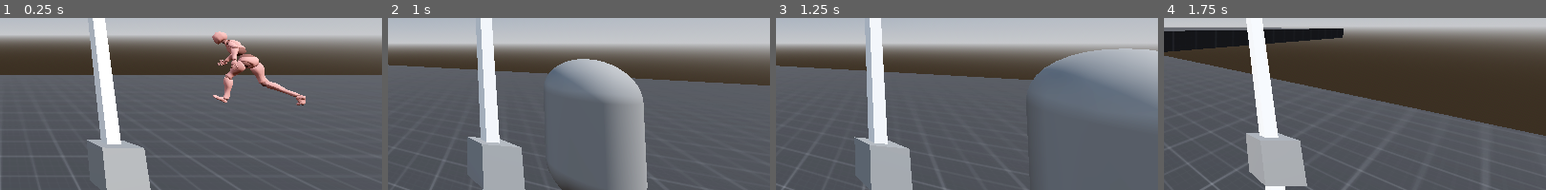
Above: before the commit, frames 1-4 (left to right).
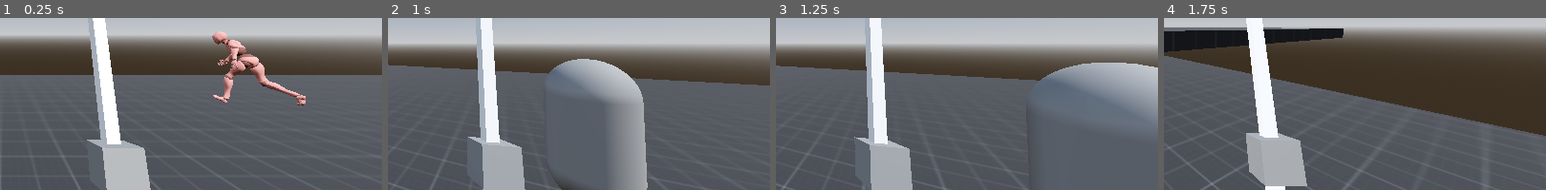
Above: after the commit, the same moments.

Repository: Bessonica/meleeFire
Game: Godot game, scene res://Scenes/Level/level.tscn
Same seed, same stepped clock (60 frames per second), same inputs: the game is played once before the commit and once after it.
Inputs (mouse positions are % of the whole screen's width and height, from its top left):
- Up to frame 1 (0.25 s): no input
- Up to frame 2 (1 s): tap Enter at 0.5 s; move the mouse to (55, 50) at 0.52 s; hold W (moveForward) from 0.53 s (still down); hold C (Crouch) from 0.53 s (still down); tap Space (jump) at 0.77 s
- Up to frame 3 (1.25 s): keep holding W (moveForward); keep holding C (Crouch)
- Up to frame 4 (1.75 s): keep holding W (moveForward); move the mouse to (45, 50) at 1.27 s; release C (Crouch) at 1.28 s; click (45, 50) at 1.35 s; tap Space (jump) at 1.52 s
The pictures show only the part of the screen within x 50-100%, y 45-95%; the shares and areas given below are measured in that part.

Frames 1-2 are identical in both runs. In frame 3, 6.9% of the frame differs, in the area x 67-100%, y 17-57%; in frame 4, nothing differs.

Commit message:
fixed deactivated zombie state

Diff:
--- a/Scenes/Enemy/ZombieFSM/States/deactivatedZombieState.gd
+++ b/Scenes/Enemy/ZombieFSM/States/deactivatedZombieState.gd
@@ -1,2 +1,2 @@
-extends PlayerMovementState
+extends ZombieState
 class_name DeactivatedZombieState
--- a/Scenes/Enemy/ZombieFSM/zombieFsm.tscn
+++ b/Scenes/Enemy/ZombieFSM/zombieFsm.tscn
@@ -26,7 +26,7 @@
 
 [node name="FiniteStateMachine" type="Node" parent="." node_paths=PackedStringArray("initial_state")]
 script = ExtResource("1_c66i0")
-initial_state = NodePath("Idle")
+initial_state = NodePath("Deactivated")
 
 [node name="Deactivated" type="Node" parent="FiniteStateMachine"]
 script = ExtResource("2_y0ytl")
--- a/Scenes/Enemy/zombie.tscn
+++ b/Scenes/Enemy/zombie.tscn
@@ -781,11 +781,11 @@
 skin = SubResource("Skin_2j5ex")
 
 [node name="Physical Bone mixamorig_Spine1" type="PhysicalBone3D" parent="zombie/Armature/Skeleton3D"]
-transform = Transform3D(1.01521, -0.178053, -0.119442, 0.0125696, 0.613072, -0.842961, 0.212307, 0.846685, 0.629772, -0.296687, 21.458, -118.063)
-collision_layer = 2
-collision_mask = 2
-joint_type = 1
-joint_offset = Transform3D(1, 0, 0, 0, 1, 0, 0, 0, 1, 2.0158, 5.89282, 10.2557)
+transform = Transform3D(1.01732, -0.171478, -0.109661, 0.0131034, 0.598488, -0.853576, 0.201898, 0.858401, 0.617123, -0.490859, 21.7714, -117.877)
+collision_layer = 2
+collision_mask = 2
+joint_type = 1
+joint_offset = Transform3D(1, 0, 0, 0, 1, 0, 0, 0, 1, 2.01579, 5.8928, 10.2558)
 body_offset = Transform3D(0.992226, -0.279494, 0.109702, 0.106073, -0.0487423, -1.05316, 0.283042, 1.02174, 0.0166541, -1.4782, 10.8744, -6.76226)
 bone_name = "mixamorig_Spine1"
 joint_constraints/bias = 0.3
@@ -797,11 +797,11 @@
 shape = SubResource("CapsuleShape3D_imhsu")
 
 [node name="Physical Bone mixamorig_Head" type="PhysicalBone3D" parent="zombie/Armature/Skeleton3D"]
-transform = Transform3D(-0.993588, -0.0789311, -0.279458, 0.268015, -0.632901, -0.781416, -0.11256, -0.847343, 0.650209, 3.3903, 58.8114, -135.715)
-collision_layer = 2
-collision_mask = 2
-joint_type = 1
-joint_offset = Transform3D(1, 0, 0, 0, 1, 0, 0, 0, 1, -7.95133, -5.28392, 15.4213)
+transform = Transform3D(-0.994704, -0.1003, -0.268277, 0.273472, -0.620083, -0.789793, -0.0865758, -0.85453, 0.644774, 2.66051, 59.4137, -135.125)
+collision_layer = 2
+collision_mask = 2
+joint_type = 1
+joint_offset = Transform3D(1, 0, 0, 0, 1, 0, 0, 0, 1, -7.95135, -5.28394, 15.4213)
 body_offset = Transform3D(-0.975173, 0.329596, 0.118359, 0.0484629, 0.498898, -0.944115, -0.344103, -0.875929, -0.454002, -7.83763, 17.581, -0.363121)
 bone_name = "mixamorig_Head"
 joint_constraints/bias = 0.3
@@ -813,11 +813,11 @@
 shape = SubResource("SphereShape3D_70ocq")
 
 [node name="Physical Bone mixamorig_RightArm" type="PhysicalBone3D" parent="zombie/Armature/Skeleton3D"]
-transform = Transform3D(-0.715951, -0.556421, 0.493972, 0.594349, -0.849945, -0.105491, 0.476723, 0.243525, 0.925799, -8.47997, 27.6693, -152.33)
-collision_layer = 2
-collision_mask = 2
-joint_type = 1
-joint_offset = Transform3D(1, 0, 0, 0, 1, 0, 0, 0, 1, 18.2153, 2.42613, 24.1445)
+transform = Transform3D(-0.690085, -0.569866, 0.513903, 0.615716, -0.834183, -0.107782, 0.487626, 0.265909, 0.914618, -9.74477, 27.5318, -151.736)
+collision_layer = 2
+collision_mask = 2
+joint_type = 1
+joint_offset = Transform3D(1, 0, 0, 0, 1, 0, 0, 0, 1, 18.2153, 2.42616, 24.1446)
 body_offset = Transform3D(0.771439, -0.51793, 0.473677, 0.444435, 0.90717, 0.324908, -0.548144, -0.010351, 0.88448, -24.2321, -18.1412, -11.3457)
 bone_name = "mixamorig_RightArm"
 joint_constraints/bias = 0.3
@@ -829,7 +829,7 @@
 shape = SubResource("CapsuleShape3D_x0og0")
 
 [node name="Physical Bone mixamorig_RightForeArm" type="PhysicalBone3D" parent="zombie/Armature/Skeleton3D"]
-transform = Transform3D(-0.0742539, -0.870038, 0.550211, 1.01767, -0.144492, -0.0690741, 0.111745, 0.573371, 0.895777, -28.3114, 1.09833, -143.709)
+transform = Transform3D(-0.0529226, -0.860458, 0.567353, 1.01915, -0.126775, -0.0771348, 0.110348, 0.591725, 0.884353, -29.7354, 1.81985, -142.51)
 collision_layer = 2
 collision_mask = 2
 joint_type = 1
@@ -845,11 +845,11 @@
 shape = SubResource("CapsuleShape3D_nbfib")
 
 [node name="Physical Bone mixamorig_RightHand" type="PhysicalBone3D" parent="zombie/Armature/Skeleton3D"]
-transform = Transform3D(0.355487, -0.828081, 0.506784, -0.00932769, -0.559286, -0.876034, 0.991271, 0.336098, -0.193929, -46.6801, 4.29812, -127.234)
-collision_layer = 2
-collision_mask = 2
-joint_type = 1
-joint_offset = Transform3D(1, 0, 0, 0, 1, 0, 0, 0, 1, 45.0546, -2.16169, -23.5727)
+transform = Transform3D(0.375504, -0.827933, 0.491797, 0.00533912, -0.542002, -0.886055, 0.983893, 0.363651, -0.186861, -47.5422, 4.55045, -125.302)
+collision_layer = 2
+collision_mask = 2
+joint_type = 1
+joint_offset = Transform3D(1, 0, 0, 0, 1, 0, 0, 0, 1, 45.0546, -2.16175, -23.5726)
 body_offset = Transform3D(-0.427331, -0.664107, -0.698902, 0.756989, 0.285834, -0.672724, 0.594502, -0.767295, 0.347639, 1.34266, -49.3458, -20.249)
 bone_name = "mixamorig_RightHand"
 joint_constraints/bias = 0.3
@@ -861,11 +861,11 @@
 shape = SubResource("CapsuleShape3D_nex24")
 
 [node name="Physical Bone mixamorig_LeftArm" type="PhysicalBone3D" parent="zombie/Armature/Skeleton3D"]
-transform = Transform3D(0.440552, -0.567532, -0.744054, -0.881177, 0.029742, -0.558747, 0.321137, 0.879248, -0.497037, 21.9667, 25.4947, -130.1)
-collision_layer = 2
-collision_mask = 2
-joint_type = 1
-joint_offset = Transform3D(1, 0, 0, 0, 1, 0, 0, 0, 1, 0.281482, 11.6694, -3.03818)
+transform = Transform3D(0.437895, -0.553612, -0.756398, -0.899036, -0.0082095, -0.52833, 0.271421, 0.888539, -0.511459, 21.5048, 26.4255, -130.142)
+collision_layer = 2
+collision_mask = 2
+joint_type = 1
+joint_offset = Transform3D(1, 0, 0, 0, 1, 0, 0, 0, 1, 0.28148, 11.6695, -3.03818)
 body_offset = Transform3D(0.844603, -0.405561, 0.465435, 0.59014, 0.42996, -0.762256, 0.109853, 0.864123, 0.561424, 5.90901, -7.49938, -8.40906)
 bone_name = "mixamorig_LeftArm"
 joint_constraints/bias = 0.3
@@ -877,11 +877,11 @@
 shape = SubResource("CapsuleShape3D_7te2e")
 
 [node name="Physical Bone mixamorig_LeftForeArm" type="PhysicalBone3D" parent="zombie/Armature/Skeleton3D"]
-transform = Transform3D(0.775234, -0.614211, -0.299616, -0.361525, -0.00464319, -0.97668, 0.585957, 0.839776, -0.25018, 35.9692, 48.4595, -119.869)
-collision_layer = 2
-collision_mask = 2
-joint_type = 1
-joint_offset = Transform3D(1, 0, 0, 0, 1, 0, 0, 0, 1, 19.3072, 21.381, 17.1607)
+transform = Transform3D(0.781254, -0.597845, -0.318151, -0.404553, -0.0448103, -0.956759, 0.548646, 0.850339, -0.299422, 35.8936, 48.9599, -118.828)
+collision_layer = 2
+collision_mask = 2
+joint_type = 1
+joint_offset = Transform3D(1, 0, 0, 0, 1, 0, 0, 0, 1, 19.3073, 21.381, 17.1607)
 body_offset = Transform3D(0.822481, -0.114115, 0.609773, 0.592412, 0.517829, -0.717462, -0.218189, 0.895172, 0.468708, -23.9041, -10.1974, -22.9704)
 bone_name = "mixamorig_LeftForeArm"
 joint_constraints/bias = 0.3
@@ -893,11 +893,11 @@
 shape = SubResource("CapsuleShape3D_a0nad")
 
 [node name="Physical Bone mixamorig_LeftHand" type="PhysicalBone3D" parent="zombie/Armature/Skeleton3D"]
-transform = Transform3D(0.703516, 0.127259, 0.746068, 0.335034, 0.866239, -0.463718, -0.683045, 0.587683, 0.552998, 24.685, 59.9212, -109.917)
-collision_layer = 2
-collision_mask = 2
-joint_type = 1
-joint_offset = Transform3D(1, 0, 0, 0, 1, 0, 0, 0, 1, -20.7011, 3.28671, 41.683)
+transform = Transform3D(0.713858, 0.167932, 0.728047, 0.342334, 0.825404, -0.525959, -0.668541, 0.634382, 0.52036, 26.2206, 60.435, -108.256)
+collision_layer = 2
+collision_mask = 2
+joint_type = 1
+joint_offset = Transform3D(1, 0, 0, 0, 1, 0, 0, 0, 1, -20.7011, 3.28668, 41.683)
 body_offset = Transform3D(-0.718726, -0.238539, 0.70627, -0.222663, 1.02595, 0.145905, -0.712451, -0.0495909, -0.746561, -43.5339, -14.0631, 16.5334)
 bone_name = "mixamorig_LeftHand"
 joint_constraints/bias = 0.3
@@ -909,11 +909,11 @@
 shape = SubResource("CapsuleShape3D_mq5e3")
 
 [node name="Physical Bone mixamorig_RightUpLeg" type="PhysicalBone3D" parent="zombie/Armature/Skeleton3D"]
-transform = Transform3D(-0.964165, 0.313066, -0.202084, 0.336682, 0.519352, -0.818575, -0.166385, -0.848932, -0.622529, -10.5121, 25.4025, -76.4614)
-collision_layer = 2
-collision_mask = 2
-joint_type = 1
-joint_offset = Transform3D(1, 0, 0, 0, 1, 0, 0, 0, 1, -2.1414, -4.29331, 18.4475)
+transform = Transform3D(-0.964528, 0.30496, -0.213782, 0.340882, 0.515345, -0.819394, -0.155364, -0.854307, -0.617524, -10.3318, 25.4094, -76.5532)
+collision_layer = 2
+collision_mask = 2
+joint_type = 1
+joint_offset = Transform3D(1, 0, 0, 0, 1, 0, 0, 0, 1, -2.1414, -4.29333, 18.4475)
 body_offset = Transform3D(1.03194, 0.0747865, -0.0219949, -0.0116584, -0.493253, -0.940974, -0.0749432, 0.916259, -0.461009, 2.93663, 15.216, 12.2778)
 bone_name = "mixamorig_RightUpLeg"
 joint_constraints/bias = 0.3
@@ -925,11 +925,11 @@
 shape = SubResource("CapsuleShape3D_odqbs")
 
 [node name="Physical Bone mixamorig_RightLeg" type="PhysicalBone3D" parent="zombie/Armature/Skeleton3D"]
-transform = Transform3D(-1.02331, 0.0349168, 0.124442, -0.0265654, 0.965033, -0.383327, -0.13448, -0.365717, -0.98353, -14.0464, 55.8009, -40.9877)
-collision_layer = 2
-collision_mask = 2
-joint_type = 1
-joint_offset = Transform3D(1, 0, 0, 0, 1, 0, 0, 0, 1, -0.869671, -23.3737, 12.7723)
+transform = Transform3D(-1.02005, 0.0489962, 0.14501, -0.00861141, 0.989611, -0.308862, -0.159304, -0.290733, -1.00664, -13.3887, 55.548, -39.0413)
+collision_layer = 2
+collision_mask = 2
+joint_type = 1
+joint_offset = Transform3D(1, 0, 0, 0, 1, 0, 0, 0, 1, -0.869669, -23.3737, 12.7723)
 body_offset = Transform3D(0.987221, 0.289987, -0.0127503, 0.145419, -0.548243, -0.884161, -0.264953, 0.825587, -0.589789, 7.79948, -1.3952, 26.5996)
 bone_name = "mixamorig_RightLeg"
 joint_constraints/bias = 0.3
@@ -941,7 +941,7 @@
 shape = SubResource("CapsuleShape3D_hrpfl")
 
 [node name="Physical Bone mixamorig_RightFoot" type="PhysicalBone3D" parent="zombie/Armature/Skeleton3D"]
-transform = Transform3D(-1.01579, -0.115906, -0.134284, 0.160857, -0.461284, -0.921012, 0.0435121, -0.94283, 0.457486, -10.5221, 67.5532, -29.8988)
+transform = Transform3D(-1.01575, -0.0884019, -0.1539, 0.164321, -0.355484, -0.963868, 0.0291483, -0.990435, 0.350517, -9.836, 67.1212, -25.2408)
 collision_layer = 2
 collision_mask = 2
 joint_type = 1
@@ -957,11 +957,11 @@
 shape = SubResource("CapsuleShape3D_s2bso")
 
 [node name="Physical Bone mixamorig_LeftUpLeg" type="PhysicalBone3D" parent="zombie/Armature/Skeleton3D"]
-transform = Transform3D(-0.839197, 0.508648, 0.326145, 0.585977, 0.612819, 0.610406, 0.104296, 0.656917, -0.820292, -4.71939, -11.3844, -70.7811)
-collision_layer = 2
-collision_mask = 2
-joint_type = 1
-joint_offset = Transform3D(1, 0, 0, 0, 1, 0, 0, 0, 1, 0.192574, -0.214192, 16.1891)
+transform = Transform3D(-0.848575, 0.506412, 0.302527, 0.573386, 0.642954, 0.589634, 0.0982488, 0.62926, -0.844189, -4.3357, -11.0393, -70.399)
+collision_layer = 2
+collision_mask = 2
+joint_type = 1
+joint_offset = Transform3D(1, 0, 0, 0, 1, 0, 0, 0, 1, 0.192571, -0.214174, 16.189)
 body_offset = Transform3D(1.02385, 0.0404712, -0.098582, -0.101148, 0.417736, -0.975152, 0.00166783, 0.943223, 0.43727, 1.40745, 15.8957, -6.87728)
 bone_name = "mixamorig_LeftUpLeg"
 joint_constraints/bias = 0.3
@@ -973,11 +973,11 @@
 shape = SubResource("CapsuleShape3D_aigdo")
 
 [node name="Physical Bone mixamorig_LeftLeg" type="PhysicalBone3D" parent="zombie/Armature/Skeleton3D"]
-transform = Transform3D(-1.00235, 0.0447763, 0.242147, 0.1974, -0.435559, 0.932134, 0.142356, 0.967797, 0.395388, -13.1309, -55.0181, -42.0166)
-collision_layer = 2
-collision_mask = 2
-joint_type = 1
-joint_offset = Transform3D(1, 0, 0, 0, 1, 0, 0, 0, 1, -5.54149, -14.2516, 36.045)
+transform = Transform3D(-1.00426, 0.0197514, 0.238151, 0.197502, -0.479078, 0.911696, 0.128041, 0.94786, 0.442647, -12.4649, -53.5407, -43.6414)
+collision_layer = 2
+collision_mask = 2
+joint_type = 1
+joint_offset = Transform3D(1, 0, 0, 0, 1, 0, 0, 0, 1, -5.54151, -14.2516, 36.045)
 body_offset = Transform3D(0.998111, 0.0217529, 0.259757, 0.244099, 0.314166, -0.967947, -0.090183, 1.01448, 0.281862, -3.52189, 40.7197, 3.7985)
 bone_name = "mixamorig_LeftLeg"
 joint_constraints/bias = 0.3
@@ -989,11 +989,11 @@
 shape = SubResource("CapsuleShape3D_lmtpo")
 
 [node name="Physical Bone mixamorig_LeftFoot" type="PhysicalBone3D" parent="zombie/Armature/Skeleton3D"]
-transform = Transform3D(-1.00568, 0.192502, 0.149653, 0.233, 0.688777, 0.76412, 0.045054, 0.761768, -0.727223, -23.5768, -90.0163, -33.8573)
-collision_layer = 2
-collision_mask = 2
-joint_type = 1
-joint_offset = Transform3D(1, 0, 0, 0, 1, 0, 0, 0, 1, 2.3185, 14.2159, 30.4418)
+transform = Transform3D(-1.00963, 0.165483, 0.155341, 0.217799, 0.660833, 0.793961, 0.0307474, 0.792254, -0.693262, -22.6263, -88.8393, -37.102)
+collision_layer = 2
+collision_mask = 2
+joint_type = 1
+joint_offset = Transform3D(1, 0, 0, 0, 1, 0, 0, 0, 1, 2.31848, 14.216, 30.442)
 body_offset = Transform3D(1.00082, 0.260157, -0.0269681, -0.0177652, -0.0181893, -1.06502, -0.256455, 1.0118, -0.0110827, -5.19781, 32.7211, -13.4518)
 bone_name = "mixamorig_LeftFoot"
 joint_constraints/bias = 0.3
